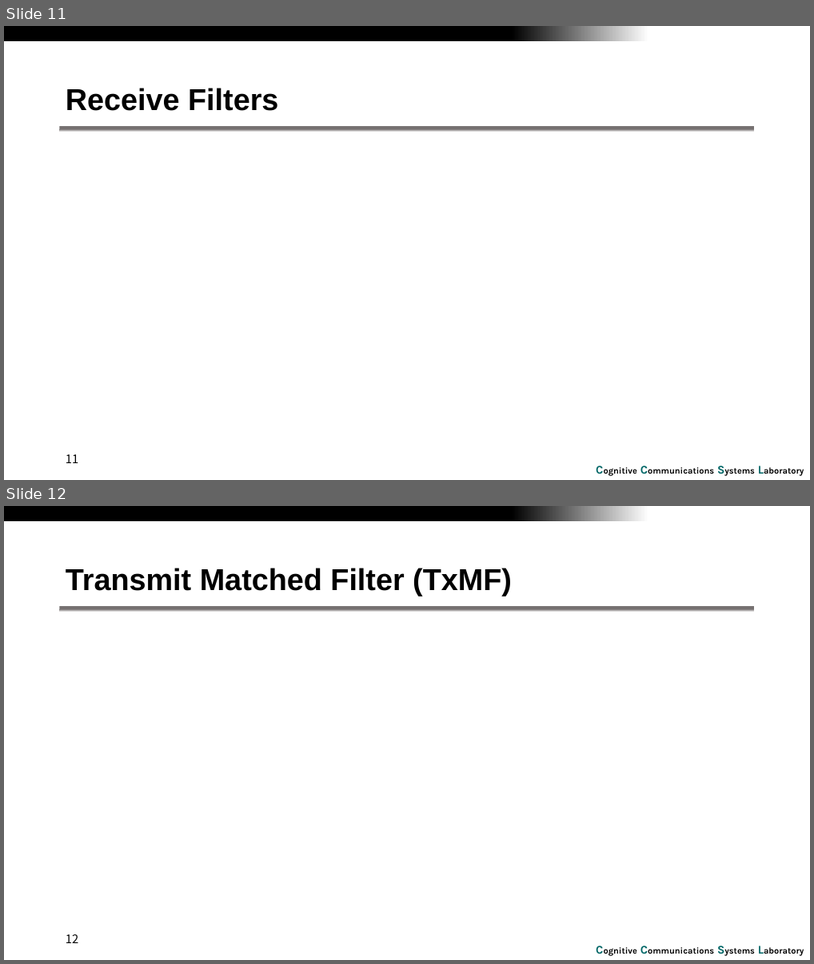
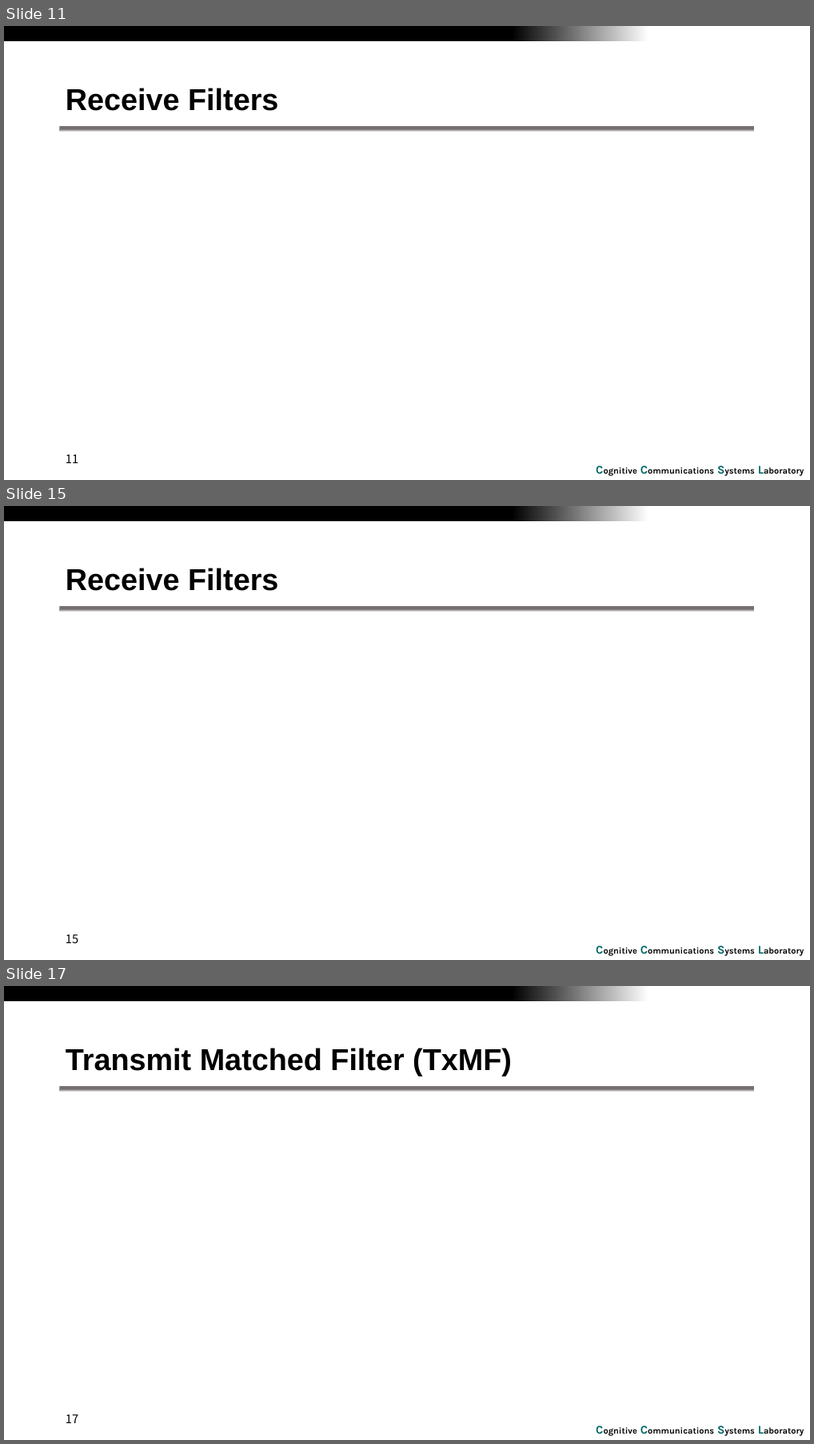
Before and after one commit to RefatHanbat/Presentation-of-SDM, a slide deck: Linear transmit processing.pptx. Shown one above the other, each under a label of ours: slides 11 and 12 before the commit, slides 11, 15 and 17 after it; the slides between them are not shown. The pictures are 814x964 and 814x1444 pixels, drawn with LibreOffice and Linux fonts; fonts in the diff are those of the drawing; grey boxes stand for pictures; background and template pictures are left out. Boxes give left, top, right and bottom in pixels: in the first picture for what was removed or moved away, otherwise in the second. Text is boxed around its words. In the diff, an @@ line names an element or a change of style, - is before the commit and + after.

```diff
--- a/Linear transmit processing.pptx
+++ b/Linear transmit processing.pptx
@@ slide 15 added at [4,506,810,960], background #FFFFFF; not listed: 3 template elements that a slide beside it also shows @@
@@ title added at [66,568,278,591], 36 pt, text #000000, bold @@
+Receive Filters
@@ page number added at [66,934,78,943], 14 pt, text #000000 @@
+15
@@ what was slide 12 is now slide 17 @@
@@ page number at [66,1414,78,1423]: text changed @@
-12
+17
```
Also in this commit, not shown: 10 other slides added, 1 other file.
